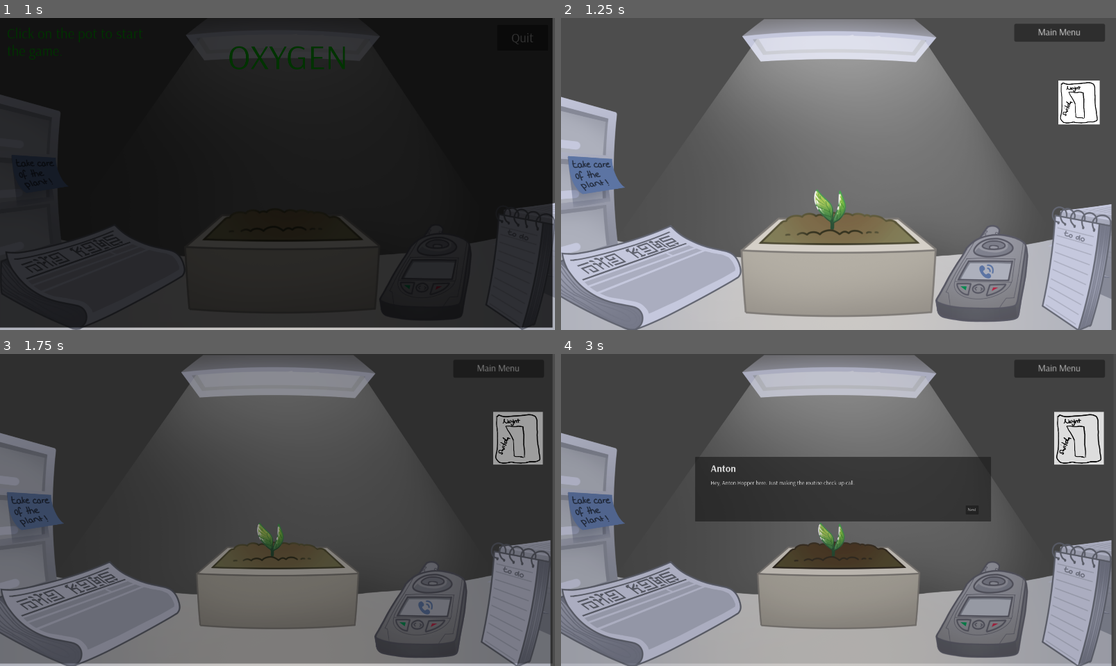
Above: before the commit, frames 1-4 (two rows, left to right).
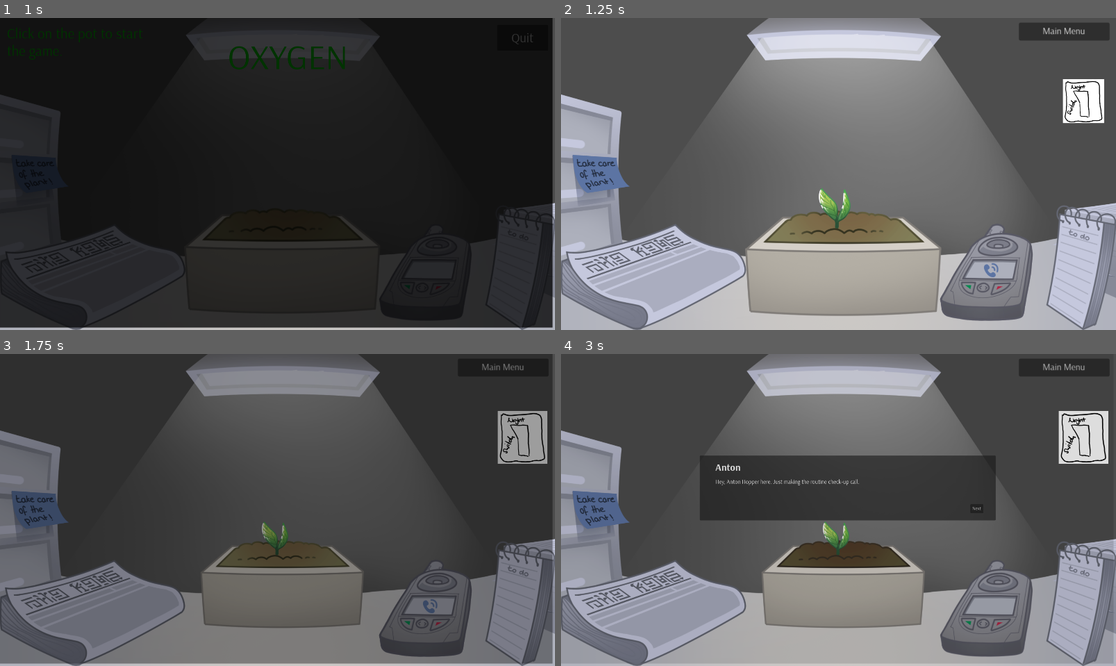
Above: after the commit, the same moments.

Repository: gringames/fem-devs-jam-24
Game: Godot game, scene res://menus/main_menu.tscn
The game is run twice, just before and just after one commit, with the same random seed, the same clock (stepped at 60 frames per second) and the same inputs. Sound files missing from this copy of the repository are replaced by a short silence.
Inputs (mouse positions are in pixels of both pictures, inside the frame that each line leads up to):
- Up to frame 1 (1 s): move the mouse to (283, 245) at 0.52 s; click (283, 245) at 0.6 s
- Up to frame 2 (1.25 s): no input
- Up to frame 3 (1.75 s): move the mouse to (516, 438) at 1.27 s; click (516, 438) at 1.35 s
- Up to frame 4 (3 s): move the mouse to (838, 584) at 2.02 s; click (838, 584) at 2.1 s; move the mouse to (982, 609) at 2.77 s; click (982, 609) at 2.85 s

Frame 1 is identical in both runs. In frame 2, 11% of the frame differs, in the area x 0-100%, y 0-100%; in frame 3, 7.4%; in frame 4, 10%.

Commit message:
bad ending no text

Diff:
--- a/femdevsjam24/Endings/bad_ending.tscn
+++ b/femdevsjam24/Endings/bad_ending.tscn
@@ -1,9 +1,10 @@
-[gd_scene load_steps=5 format=3 uid="uid://vyextkx35m6"]
+[gd_scene load_steps=6 format=3 uid="uid://vyextkx35m6"]
 
 [ext_resource type="AudioStream" uid="uid://bmaq1d74qqha3" path="res://Music/Plant Withered Losing Hope.mp3" id="1_8ka7s"]
 [ext_resource type="Texture2D" uid="uid://bel1dyr6sigsc" path="res://Art/Plant/0_Pot_Dry.png" id="2_a5ofw"]
 [ext_resource type="Texture2D" uid="uid://bukk0fcbnjtao" path="res://Art/Plant/7_Withered.png" id="3_fjaro"]
 [ext_resource type="PackedScene" uid="uid://cdbw55po5v68o" path="res://Game/black_fade.tscn" id="4_yjrcf"]
+[ext_resource type="PackedScene" uid="uid://dnj1861erqbyf" path="res://Text/Box/ending_text_box.tscn" id="5_jnko3"]
 
 [node name="BadEnding" type="Node2D"]
 position = Vector2(424, 184)
@@ -13,7 +14,7 @@
 autoplay = true
 
 [node name="0PotDry" type="Sprite2D" parent="."]
-position = Vector2(544, 384)
+position = Vector2(1184, 608)
 scale = Vector2(0.502827, 0.5)
 texture = ExtResource("2_a5ofw")
 
@@ -24,3 +25,6 @@
 [node name="BlackFadeCanvasLayer" parent="." instance=ExtResource("4_yjrcf")]
 fade_speed = 0.5
 auto_start = true
+
+[node name="TextBox" parent="." instance=ExtResource("5_jnko3")]
+position = Vector2(-808, -368)
--- /dev/null
+++ b/femdevsjam24/Endings/bad_final_ending.tscn
@@ -0,0 +1,3 @@
+[gd_scene format=3 uid="uid://qj2v5v8pv0la"]
+
+[node name="BadFinalEnding" type="Node2D"]
--- a/femdevsjam24/Endings/good_ending_manager.gd
+++ b/femdevsjam24/Endings/good_ending_manager.gd
@@ -1,8 +1,26 @@
 extends Node2D
 
-@export var text_box: TextBox
+@export var text_box: EndingTextBox
 
-var end_lines: Array = [""]
+var end_lines: Array = 	["Anton§Congratulations! I received the report where you confirm the tree is ready to be transplanted outside!",
+			"We made it, doctor! We made it! I can't believe it! After all this time! After all the effort!",
+			"It took so much out of us. We had to make so many sacrifices. But it's done. It's finally done!",
+			"And it was worth it, all of it. For this moment.",
+			"...",
+			"I can trust you, right? You told me you wouldn't judge me when I was ready to let my regrets out.",
+			"I've been keeping this secret for very long. You wouldn't imagine how it has chased me, day and night.?",
+			"I need to let it out. Tell someone. I think you will understand it now.",
+			"Remember the day Alessandro, Kate and Mila left? I told you they decided to go outside because they realised we wouldn't have supplies to survive.",
+			"A sacrifice made in silence so none of you would stop them... Three scientists that will be remembered as heroes...",
+	"All lies.",
+	"They didn't leave. They never decided to do so. I had to force them.",
+	"When they went outside to check on what was left of our first attempt of a forest... I locked them out.",
+	"We all knew food wouldn't be enough. Not for everyone. Not until this tree grew.",
+	"I mean, even without them, we have been eating nothing but potato salad for the last 30 days!",
+	"It would have been impossible to maintain so many people in here. Someone had to make the decision.",
+	"You understand it, right? That we deserve this. The recognition.",
+	"We are saving what's left of humanity. People like us who did whatever was needed to survive!",
+			]
 
 func _ready() -> void:
 	text_box.connect("on_close", final_lines)
--- /dev/null
+++ b/femdevsjam24/Endings/good_final_ending.tscn
@@ -0,0 +1,26 @@
+[gd_scene load_steps=5 format=3 uid="uid://ch8hggnmootfr"]
+
+[ext_resource type="AudioStream" uid="uid://bmaq1d74qqha3" path="res://Music/Plant Withered Losing Hope.mp3" id="1_fd2k2"]
+[ext_resource type="Texture2D" uid="uid://bel1dyr6sigsc" path="res://Art/Plant/0_Pot_Dry.png" id="2_6laqq"]
+[ext_resource type="Texture2D" uid="uid://bukk0fcbnjtao" path="res://Art/Plant/7_Withered.png" id="3_nubkb"]
+[ext_resource type="PackedScene" uid="uid://cdbw55po5v68o" path="res://Game/black_fade.tscn" id="4_sxqwc"]
+
+[node name="BadEnding" type="Node2D"]
+position = Vector2(424, 184)
+
+[node name="AudioStreamPlayer" type="AudioStreamPlayer" parent="."]
+stream = ExtResource("1_fd2k2")
+autoplay = true
+
+[node name="0PotDry" type="Sprite2D" parent="."]
+position = Vector2(544, 384)
+scale = Vector2(0.502827, 0.5)
+texture = ExtResource("2_6laqq")
+
+[node name="7Withered" type="Sprite2D" parent="0PotDry"]
+position = Vector2(15.91, 16)
+texture = ExtResource("3_nubkb")
+
+[node name="BlackFadeCanvasLayer" parent="." instance=ExtResource("4_sxqwc")]
+fade_speed = 0.5
+auto_start = true
--- a/femdevsjam24/Features/Plant/plant.tscn
+++ b/femdevsjam24/Features/Plant/plant.tscn
@@ -77,5 +77,3 @@
 
 [node name="WateringSFXPlayer" type="AudioStreamPlayer" parent="."]
 stream = ExtResource("12_fyvq5")
-
-[node name="Camera2D" type="Camera2D" parent="."]
--- /dev/null
+++ b/femdevsjam24/Text/Box/ending_text_box.gd
@@ -0,0 +1,118 @@
+extends Node2D
+class_name EndingTextBox
+
+
+var text_label: RichTextLabel
+var name_label: RichTextLabel
+
+var next_button: Button
+var close_button: Button
+
+var current_pages: Array = ["1", "2"]
+var current_message: String
+
+var counter: int = 0
+
+var separator: String = "§"
+var input_indicator: String = "%"
+
+var current_button: Button
+
+
+func _ready() -> void:
+	text_label = $DialogueBox/Message
+	name_label = $DialogueBox/Name
+
+	next_button = $DialogueBox/NextButton
+	close_button = $DialogueBox/ENDINGbtn
+
+	next_button.hide()
+	close_button.hide()
+
+	next_button.connect("pressed", _next_page)
+	close_button.connect("pressed", _close)
+
+	set_pages(current_pages)
+	appear()
+
+
+
+# PAGES --------------------------------------------------------------------------------------------
+
+func set_pages(pages: Array) -> void:
+	if pages.is_empty():
+		return
+
+	counter = 0
+
+	current_pages = pages
+	current_message = str(current_pages[0])
+
+	next_button.show()
+	close_button.hide()
+	_next_page()
+
+
+# MESSAGE ------------------------------------------------------------------------------------------
+
+func _set_text(text: String) -> void:
+	text_label.text = text;
+
+
+func clear_text() -> void:
+	_set_text("")
+
+
+# NAME ---------------------------------------------------------------------------------------------
+
+func _set_npc_name(npc_name: String) -> void:
+	name_label.text = "[b]" + npc_name + "[/b]"
+
+
+# BOX ----------------------------------------------------------------------------------------------
+
+func appear() -> void:
+	show()
+
+
+func disappear() -> void:
+	hide()
+
+
+# BUTTONS ------------------------------------------------------------------------------------------
+
+func _next_page() -> void:
+	if counter >= current_pages.size():
+		return
+
+	current_button = next_button
+
+	if counter == current_pages.size() - 1:
+		next_button.hide()
+		close_button.show()
+		current_button = close_button
+
+	current_message = current_pages[counter]
+
+	var split: Array = _split_name_and_message(current_message)
+
+	if split.size() <= 1:
+		_set_text(current_message)
+	else:
+		_set_npc_name(str(split[0]))
+		_set_text(str(split[1]))
+
+	counter += 1
+
+
+
+func _split_name_and_message(line: String) -> Array:
+	var split = [line]
+
+	if line.contains(separator):
+		split = line.split(separator, true, 1)
+
+	return split
+
+func _close() -> void:
+	get_tree().change_scene_to_file("res://Endings/bad_final_ending.tscn")
--- /dev/null
+++ b/femdevsjam24/Text/Box/ending_text_box.tscn
@@ -0,0 +1,106 @@
+[gd_scene load_steps=6 format=3 uid="uid://dnj1861erqbyf"]
+
+[ext_resource type="Script" path="res://Text/Box/ending_text_box.gd" id="1_3t70m"]
+[ext_resource type="FontFile" uid="uid://cfk57avok16na" path="res://Fonts/arsenal/Arsenal-Regular.otf" id="2_6l6sw"]
+[ext_resource type="FontFile" uid="uid://xbhj7mwadq52" path="res://Fonts/arsenal/Arsenal-Italic.otf" id="3_8d205"]
+[ext_resource type="FontFile" uid="uid://3hke8kf5q8k8" path="res://Fonts/arsenal/Arsenal-BoldItalic.otf" id="4_6saek"]
+[ext_resource type="FontFile" uid="uid://dvxig3y6u5rkg" path="res://Fonts/arsenal/Arsenal-Bold.otf" id="5_rxyyi"]
+
+[node name="TextBox" type="Node2D"]
+script = ExtResource("1_3t70m")
+
+[node name="DialogueBox" type="Panel" parent="."]
+anchors_preset = 8
+anchor_left = 0.5
+anchor_top = 0.5
+anchor_right = 0.5
+anchor_bottom = 0.5
+offset_left = 456.0
+offset_top = 592.0
+offset_right = 1480.0
+offset_bottom = 816.0
+grow_horizontal = 2
+grow_vertical = 2
+
+[node name="BackgroundTexture" type="TextureRect" parent="DialogueBox"]
+layout_mode = 1
+anchors_preset = 15
+anchor_right = 1.0
+anchor_bottom = 1.0
+grow_horizontal = 2
+grow_vertical = 2
+
+[node name="Name" type="RichTextLabel" parent="DialogueBox"]
+layout_mode = 1
+anchors_preset = -1
+anchor_left = 0.053
+anchor_top = 0.041
+anchor_right = 0.947
+anchor_bottom = 0.137
+offset_left = -0.0800018
+offset_top = 10.752
+offset_right = 0.0799561
+offset_bottom = 41.464
+grow_horizontal = 2
+grow_vertical = 2
+theme_override_fonts/normal_font = ExtResource("2_6l6sw")
+theme_override_fonts/italics_font = ExtResource("3_8d205")
+theme_override_fonts/bold_italics_font = ExtResource("4_6saek")
+theme_override_fonts/bold_font = ExtResource("5_rxyyi")
+theme_override_font_sizes/bold_font_size = 34
+bbcode_enabled = true
+text = "[b]Name[/b]
+
+"
+scroll_active = false
+shortcut_keys_enabled = false
+
+[node name="Message" type="RichTextLabel" parent="DialogueBox"]
+layout_mode = 1
+anchors_preset = -1
+anchor_left = 0.053
+anchor_top = 0.348
+anchor_right = 0.883
+anchor_bottom = 0.893
+offset_left = -0.272003
+offset_top = 0.0479965
+offset_right = -0.192017
+offset_bottom = -0.0320129
+grow_horizontal = 2
+grow_vertical = 2
+theme_override_fonts/normal_font = ExtResource("2_6l6sw")
+theme_override_fonts/italics_font = ExtResource("3_8d205")
+theme_override_fonts/bold_italics_font = ExtResource("4_6saek")
+theme_override_fonts/bold_font = ExtResource("5_rxyyi")
+theme_override_font_sizes/normal_font_size = 20
+bbcode_enabled = true
+text = "I hope I will be someday recognized for doing a good job in the field that I love!"
+scroll_active = false
+
+[node name="NextButton" type="Button" parent="DialogueBox"]
+layout_mode = 1
+anchors_preset = -1
+anchor_left = 0.914
+anchor_top = 0.75
+anchor_right = 0.958
+anchor_bottom = 0.888
+offset_left = 0.0639648
+offset_top = -3.05176e-05
+offset_right = 0.00793457
+offset_bottom = 0.0879669
+theme_override_fonts/font = ExtResource("2_6l6sw")
+text = "Next"
+
+[node name="ENDINGbtn" type="Button" parent="DialogueBox"]
+layout_mode = 1
+anchors_preset = -1
+anchor_left = 0.914
+anchor_top = 0.75
+anchor_right = 0.963
+anchor_bottom = 0.888
+offset_left = -647.936
+offset_top = -3.05176e-05
+offset_right = -338.112
+offset_bottom = 0.0879669
+theme_override_fonts/font = ExtResource("2_6l6sw")
+text = "The world is like this because of us. We don't deserve it."
